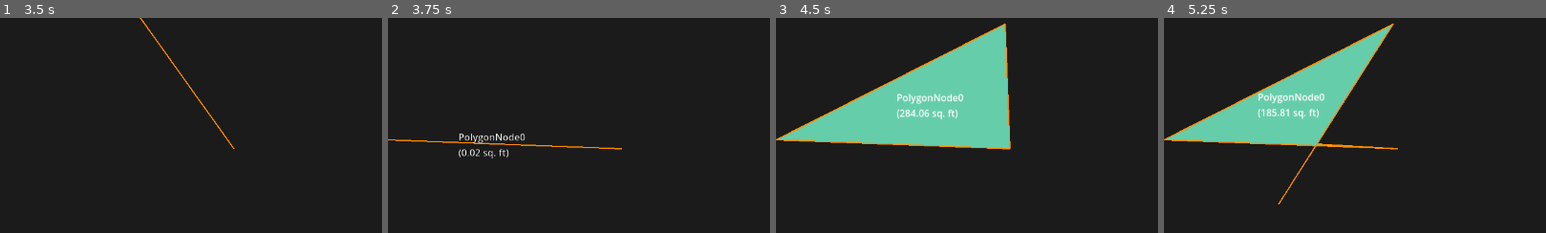
Above: before the commit, frames 1-4 (left to right).
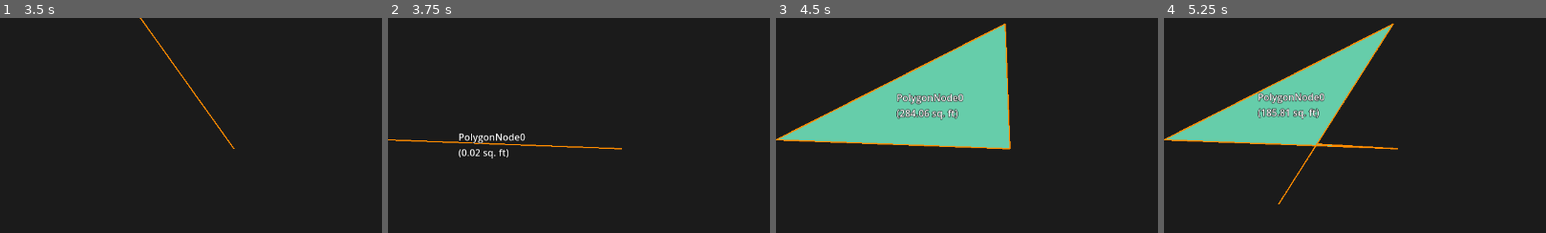
Above: after the commit, the same moments.

Repository: hankedan000/yardscaper
Game: Godot game, scene res://Main.tscn
The game is run twice, just before and just after one commit, with the same random seed, the same clock (stepped at 60 frames per second) and the same inputs.
Inputs (mouse positions are % of the whole screen's width and height, from its top left):
- Up to frame 1 (3.5 s): click "New Project" at 0.5 s; click (28, 10) at 1.25 s; click (32, 10) at 2 s; tap Enter at 2.75 s; drag from (45, 51) to (32, 10) at 2.77 s
- Up to frame 2 (3.75 s): tap Space at 3.5 s; drag from (22, 49) to (45, 51) at 3.52 s
- Up to frame 3 (4.5 s): tap Enter at 4.25 s; move the mouse to (45, 25) at 4.27 s; tap Delete at 4.35 s; click (45, 25) at 4.42 s
- Up to frame 4 (5.25 s): tap Space at 5 s; drag from (34, 62) to (45, 25) at 5.02 s
The pictures show only the part of the screen within x 30-80%, y 27-77%; the shares and areas given below are measured in that part.

Frame 1 is identical in both runs. In frame 2, 0.3% of the frame differs, in the area x 18-36%, y 53-66%; in frame 3, 1.0%; in frame 4, 1.0%, in the area x 24-43%, y 34-48%.

Commit message:
Made InfoLabel part of the WorldObject scene

Diff:
--- a/SprinklerDesigner/scenes/world_objects/PickableNode2D/PickableNode2D.tscn
+++ b/SprinklerDesigner/scenes/world_objects/PickableNode2D/PickableNode2D.tscn
@@ -1,15 +1,16 @@
-[gd_scene load_steps=3 format=3 uid="uid://crvi868egg0lg"]
+[gd_scene load_steps=4 format=3 uid="uid://crvi868egg0lg"]
 
-[ext_resource type="Script" path="res://scenes/world_objects/PickableNode2D/PickableNode2D.gd" id="1_nbfit"]
+[ext_resource type="PackedScene" uid="uid://yvp357wae8et" path="res://scenes/world_objects/WorldObject/WorldObject.tscn" id="1_mp1qn"]
+[ext_resource type="Script" path="res://scenes/world_objects/PickableNode2D/PickableNode2D.gd" id="2_nbfit"]
 
 [sub_resource type="CircleShape2D" id="CircleShape2D_jkdia"]
 
-[node name="PickableNode2D" type="Node2D"]
-script = ExtResource("1_nbfit")
+[node name="PickableNode2D" instance=ExtResource("1_mp1qn")]
+script = ExtResource("2_nbfit")
 
-[node name="PickArea" type="Area2D" parent="."]
+[node name="PickArea" type="Area2D" parent="." index="1"]
 collision_layer = 2
 monitoring = false
 
-[node name="CollisionShape2D" type="CollisionShape2D" parent="PickArea"]
+[node name="CollisionShape2D" type="CollisionShape2D" parent="PickArea" index="0"]
 shape = SubResource("CircleShape2D_jkdia")
--- a/SprinklerDesigner/scenes/world_objects/PolygonNode/PolygonNode.gd
+++ b/SprinklerDesigner/scenes/world_objects/PolygonNode/PolygonNode.gd
@@ -5,7 +5,6 @@
 
 @onready var poly := $Polygon2D
 @onready var coll_poly := $PickArea/CollisionPolygon2D
-@onready var label := $Label
 
 var color := Color.MEDIUM_AQUAMARINE:
 	set(value):
@@ -30,24 +29,24 @@
 		if prev_point && first_point:
 			draw_line(prev_point, first_point, perim_color, PERIMETER_WIDTH)
 
-func _update_label():
-	label.visible = point_count() > 2
-	if not label.visible:
+func _update_info_label():
+	info_label.visible = point_count() > 2
+	if not info_label.visible:
 		return
 
-	label.text = "%s\n(%0.2f sq. ft)" % [user_label, get_area_ft()]
+	info_label.text = "%s\n(%0.2f sq. ft)" % [user_label, get_area_ft()]
 
 	# compute bounding box size of the new label's text string
-	var font : Font = label.get_theme_font("font")
-	var font_size : int = label.get_theme_font_size("font_size")
+	var font : Font = info_label.get_theme_font("font")
+	var font_size : int = info_label.get_theme_font_size("font_size")
 	var text_size := font.get_multiline_string_size(
-		label.text,
+		info_label.text,
 		HORIZONTAL_ALIGNMENT_CENTER,
 		-1,
 		font_size)
 
 	# position the label in center of the polygon
-	label.global_position = get_global_center() - (text_size / 2.0)
+	info_label.global_position = get_global_center() - (text_size / 2.0)
 
 func add_point(point: Vector2):
 	if ! _is_ready:
@@ -58,13 +57,13 @@
 	new_points.append(point)
 	poly.polygon = new_points
 	coll_poly.polygon = new_points
-	_update_label()
+	_update_info_label()
 	queue_redraw()
 
 func set_point(idx: int, point: Vector2):
 	poly.polygon[idx] = point
 	coll_poly.polygon[idx] = point
-	_update_label()
+	_update_info_label()
 	queue_redraw()
 
 func insert_point(at_idx: int, point: Vector2):
@@ -72,7 +71,7 @@
 	new_points.insert_at(at_idx, point)
 	poly.polygon = new_points
 	coll_poly.polygon = new_points
-	_update_label()
+	_update_info_label()
 	queue_redraw()
 
 func remove_point(idx: int):
@@ -82,7 +81,7 @@
 	new_points.remove_at(idx)
 	poly.polygon = new_points
 	coll_poly.polygon = new_points
-	_update_label()
+	_update_info_label()
 	queue_redraw()
 
 func point_count() -> int:
--- a/SprinklerDesigner/scenes/world_objects/PolygonNode/PolygonNode.tscn
+++ b/SprinklerDesigner/scenes/world_objects/PolygonNode/PolygonNode.tscn
@@ -17,10 +17,4 @@
 z_index = -1
 color = Color(0.157437, 0.863281, 0.542127, 1)
 
-[node name="Label" type="Label" parent="." index="2"]
-offset_right = 40.0
-offset_bottom = 23.0
-text = "Polygon Object
-(1234.56sqft)"
-
 [connection signal="area_entered" from="PickArea" to="." method="_on_pick_area_area_entered"]
--- a/SprinklerDesigner/scenes/world_objects/WorldObject.gd
+++ b/SprinklerDesigner/scenes/world_objects/WorldObject/WorldObject.gd
@@ -2,6 +2,8 @@
 class_name WorldObject
 
 signal property_changed(obj, property, from, to)
+
+@onready var info_label : Label = $InfoLabel
 
 var world : WorldViewportContainer = null
 var _is_ready = false
@@ -41,15 +43,28 @@
 		return
 	world.move_world_object(from_idx, to_idx)
 
+func get_info_label_visible() -> bool:
+	return info_label.visible
+
+func set_info_label_visible(visible: bool) -> void:
+	var old_value = info_label.visible
+	info_label.visible = visible
+	if old_value != info_label.visible:
+		emit_signal('property_changed', 'info_label.visible', old_value, info_label.visible)
+
 func serialize():
 	return {
 		'subclass' : get_subclass(),
 		'position_ft' : Utils.vect2_to_pair(Utils.px_to_ft_vec(position)),
 		'rotation_deg' : int(rotation_degrees),
-		'user_label' : user_label
+		'user_label' : user_label,
+		'info_label.visible': info_label.visible
 	}
 
 func deserialize(obj):
+	if ! _is_ready:
+		await ready
 	position = Utils.ft_to_px_vec(Utils.pair_to_vect2(obj['position_ft']))
 	rotation_degrees = obj['rotation_deg']
 	user_label = obj['user_label']
+	info_label.visible = Utils.dict_get(obj, 'info_label.visible', false)
--- /dev/null
+++ b/SprinklerDesigner/scenes/world_objects/WorldObject/WorldObject.tscn
@@ -0,0 +1,13 @@
+[gd_scene load_steps=2 format=3 uid="uid://yvp357wae8et"]
+
+[ext_resource type="Script" path="res://scenes/world_objects/WorldObject/WorldObject.gd" id="1_480ks"]
+
+[node name="WorldObject" type="Node2D"]
+script = ExtResource("1_480ks")
+
+[node name="InfoLabel" type="Label" parent="."]
+offset_right = 40.0
+offset_bottom = 23.0
+theme_override_colors/font_outline_color = Color(0, 0, 0, 1)
+theme_override_constants/outline_size = 3
+text = "World Object"
